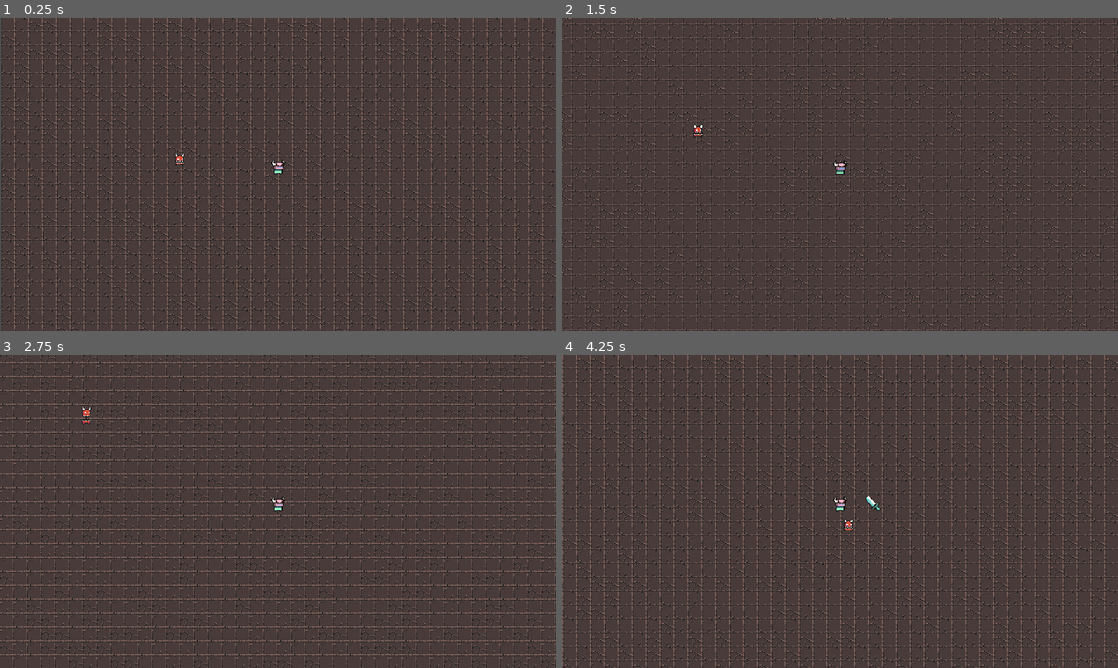
Above: before the commit, frames 1-4 (two rows, left to right).
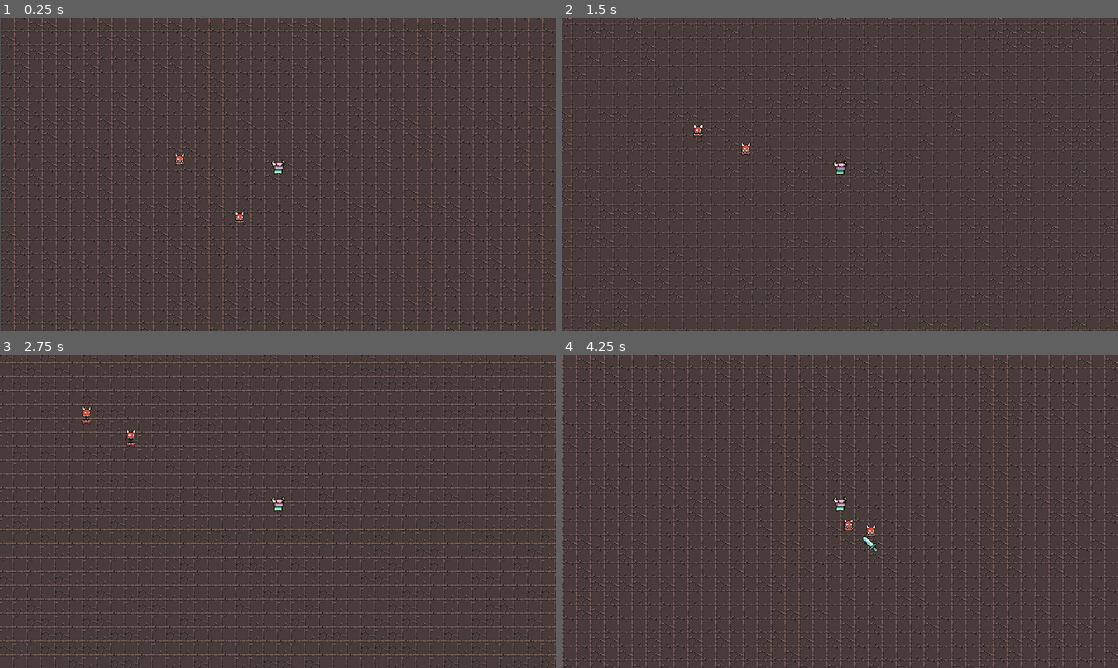
Above: after the commit, the same moments.

Repository: AlexeiKasianik/TestGodot
Game: Godot game, scene res://scene/level/level.tscn
The game is run twice, just before and just after one commit, with the same random seed, the same clock (stepped at 60 frames per second) and the same inputs.
Inputs:
- Up to frame 1 (0.25 s): no input
- Up to frame 2 (1.5 s): hold D (move_right) 0.53-1.28 s; hold S (move_down) from 1.28 s (still down)
- Up to frame 3 (2.75 s): release S (move_down) at 2.03 s; hold D (move_right) from 2.03 s (still down)
- Up to frame 4 (4.25 s): release D (move_right) at 2.78 s; hold W (move_up) 2.78-3.53 s; hold A (move_left) from 3.53 s (still down)

The runs differ from the first frame. In frame 1, less than 0.1% of the frame differs, in the area x 42-44%, y 61-66%; in frame 2, less than 0.1%; in frame 3, less than 0.1%; in frame 4, 0.2%, in the area x 54-58%, y 45-63%.

Commit message:
Added arrays

Diff:
--- a/scene/abilities/atack_ability/attack_controller.gd
+++ b/scene/abilities/atack_ability/attack_controller.gd
@@ -1,15 +1,8 @@
 extends Node
 
+var attack_range = 100
+
 @export var attack_ability: PackedScene
-
-# Called when the node enters the scene tree for the first time.
-func _ready() -> void:
-	pass # Replace with function body.
-
-
-# Called every frame. 'delta' is the elapsed time since the previous frame.
-func _process(delta: float) -> void:
-	pass
 
 
 func _on_timer_timeout() -> void:
@@ -17,6 +10,20 @@
 	if player == null:
 		return
 
+	var enemies = get_tree().get_nodes_in_group("enemy")
+
+	enemies = enemies.filter(func(enemy:Node2D):
+		return enemy.global_position.distance_squared_to(player.global_position) < pow(attack_range, 2)
+	)
+
+	if enemies.size() == 0:
+		return
+
+	enemies.sort_custom(func(a: Node2D, b: Node2D):
+		var a_distance = a.global_position.distance_squared_to(player.global_position)
+		var b_distance = b.global_position.distance_squared_to(player.global_position)
+		return a_distance < b_distance
+	)
 	var attack_instance = attack_ability.instantiate() as Node2D
 	player.get_parent().add_child(attack_instance)
-	attack_instance.global_position = player.global_position
+	attack_instance.global_position = enemies[0].global_position
--- a/scene/devil/devil.tscn
+++ b/scene/devil/devil.tscn
@@ -50,7 +50,7 @@
 [sub_resource type="CircleShape2D" id="CircleShape2D_mx6n6"]
 radius = 5.0
 
-[node name="Devil" type="CharacterBody2D"]
+[node name="Devil" type="CharacterBody2D" groups=["enemy"]]
 collision_layer = 0
 script = ExtResource("1_wiohb")
 
--- a/scene/level/level.tscn
+++ b/scene/level/level.tscn
@@ -17,3 +17,6 @@
 
 [node name="Devil" parent="." instance=ExtResource("3_hsc85")]
 position = Vector2(186, 169)
+
+[node name="Devil2" parent="." instance=ExtResource("3_hsc85")]
+position = Vector2(262, 253)
